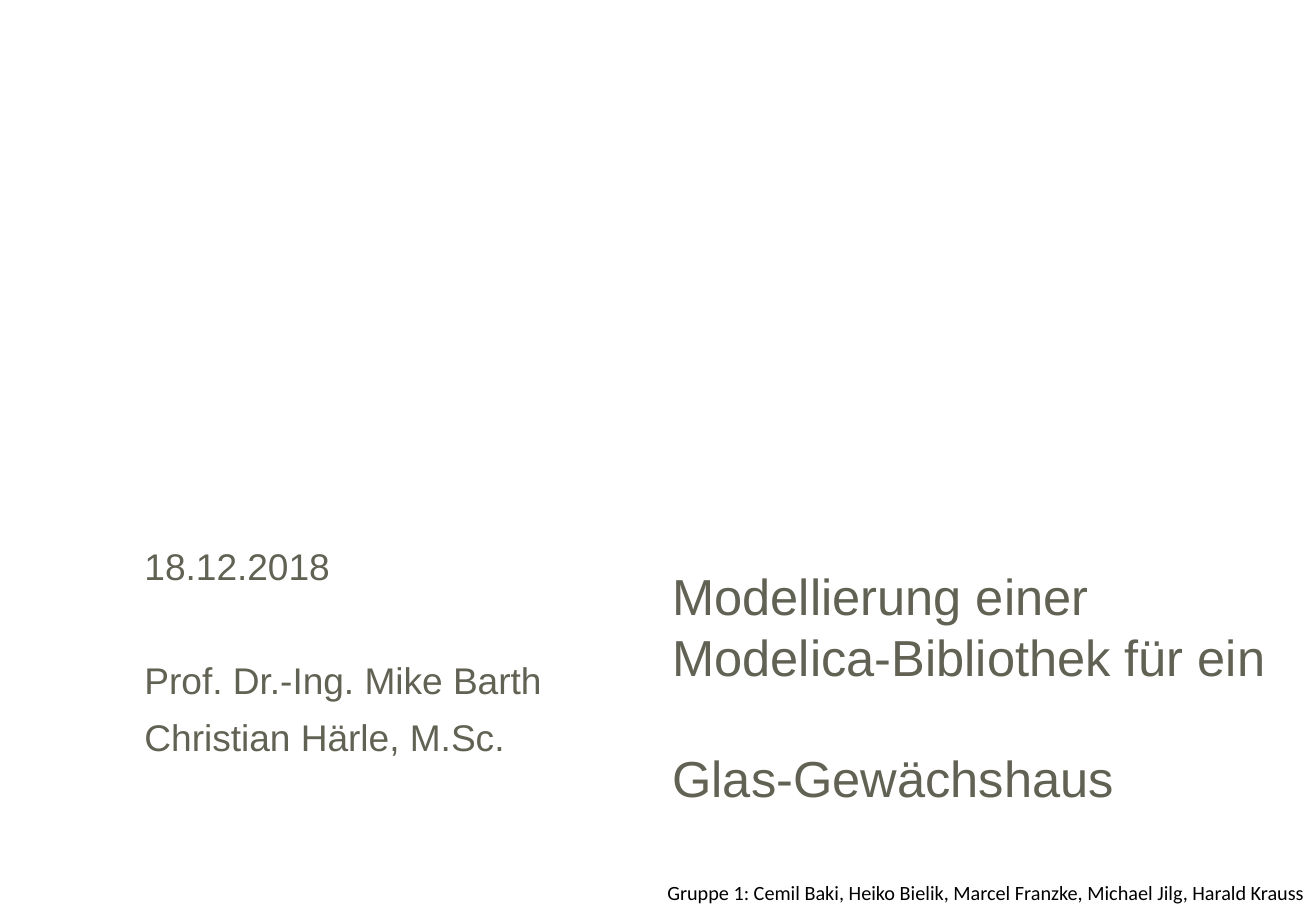
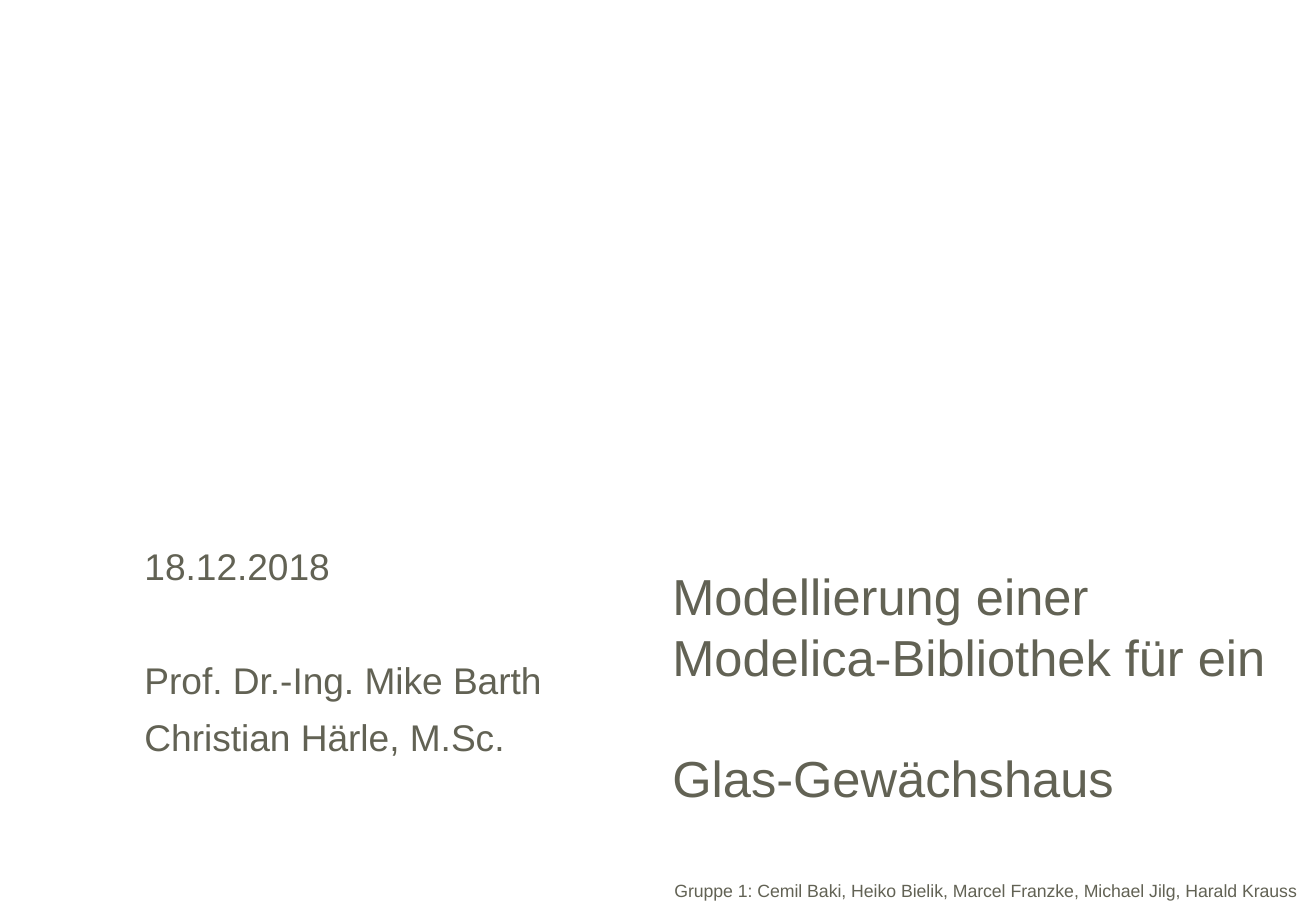
Before and after one commit to HeikoBielik/gewXhouse, a slide deck: slide 1 of Modelica WS 18_19_V3.pptx. Drawn at 1316x911 pixels with LibreOffice and Linux fonts; fonts in the diff are those of the drawing; background and template pictures are left out. Boxes give left, top, right and bottom in pixels: in the first picture for what was removed or moved away, otherwise in the second. Text is boxed around its words. In the diff, an @@ line names an element or a change of style, - is before the commit and + after.

```diff
--- a/Modelica WS 18_19_V3.pptx
+++ b/Modelica WS 18_19_V3.pptx
@@ text "Gruppe 1: Cemil Baki, Heiko ..." at (x1=674, y1=884, x2=1297, y2=901): size 12 to 10.5 pt, font Calibri to Arial, text colour #000000 to #626254 @@
```
Also in this commit, not shown: 1 other slide changed, 6 slides added, 9 slides removed, 1 other file.
